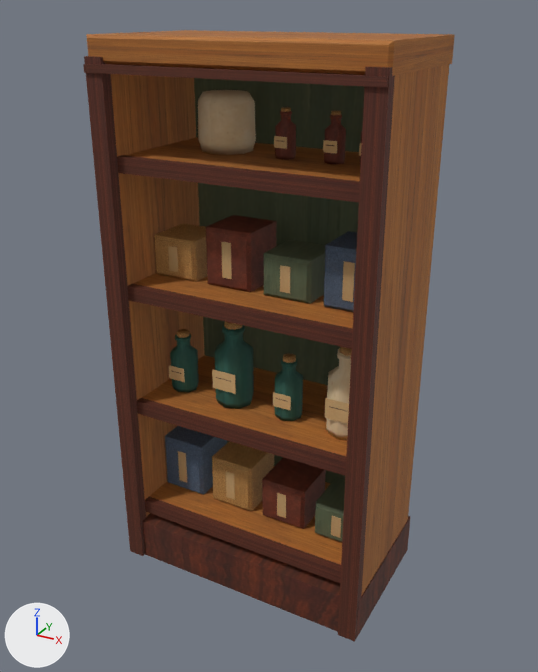
Two versions of the glTF model assets/city-props/models/city1880-shelf-stocked.gltf, one commit apart.
Before and after are seen from a 50 mm lens placed at (1.19, -1.95, 2.05), pointed at (0.0, 0.21, 0.97). Arrows for +X, +Y and +Z are at lower left; the lights stay in place. The picture after the commit comes second. Vertices at exactly the same position are counted once.

Script lines for the objects in view, before the commit:
```python
me_mesh_0 = bpy.data.meshes.new('Mesh_0')
me_mesh_0.from_pydata(...)  # 1035 vertices, 1770 faces; spans x -0.5..0.5, y -0.07..0.5, z 0.0..1.97
me_mesh_0.materials.append(mat_paint)
# before: 40 (0.5, -0.05, 0.17) at pixel (358, 602), 41 (0.5, 0.49, 0.17) at pixel (410, 516), 44 (-0.5, 0.49, 0.17), 45 (-0.5, -0.05, 0.17)
ob_open_shop_shelving___stocked = bpy.data.objects.new('Open shop shelving · stocked', me_mesh_0)
ob_open_shop_shelving___stocked.location = (0.0, 0.0, 0.0)
```
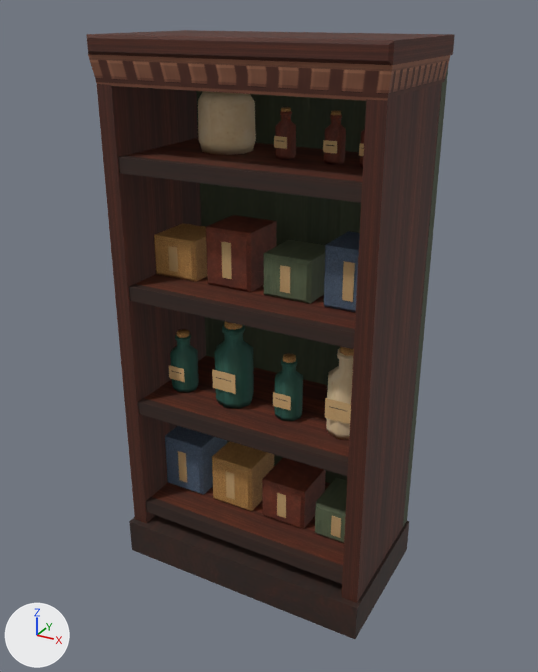
Changed parts and their boxes (x1, y1, x2, y2) in the pictures (538 x 672 px; the box of a moved part takes in the faces that stretch with it):
'Open shop shelving · stocked', reshaped
    before: (83, 30, 455, 642)
    after: (86, 30, 455, 639)
part 1 of me_mesh_0, moved or reshaped
    before: (110, 74, 205, 517)
    after: (97, 84, 206, 523)
part 2 of me_mesh_0, moved or reshaped
    before: (361, 64, 449, 596)
    after: (341, 84, 442, 603)
part 3 of me_mesh_0, deleted (brown)
    before: (338, 67, 395, 642)
part 4 of me_mesh_0, deleted (brown)
    before: (84, 56, 146, 556)
part 5 of me_mesh_0, moved or reshaped
    before: (142, 513, 410, 639)
    after: (129, 515, 409, 639)
part 6 of me_mesh_0, cut back
    before: (83, 35, 455, 88)
    after: (86, 35, 455, 101)
part 7 of me_mesh_0, surface changed (darker)
    both: (86, 30, 455, 637)
part 8 of me_mesh_0, recoloured
    before: (86, 30, 455, 484)
    after: (86, 30, 455, 527)

What the commit changed:
Picture 'painted-city-trim-v1.png' (img_painted_city_trim_v1_png) is new.
Material 'trim' (mat_trim) is new.
Uses the picture img_painted_city_trim_v1_png.
me_mesh_0 is used by ob_open_shop_shelving___stocked; location (0.0, 0.0, 0.0).
Verts and faces of me_mesh_0; kept vertices keep their numbers, new ones are numbered from 1035.
me_mesh_0 had 1035 vertices, 1770 faces and spanned x -0.5..0.5, y -0.07..0.5, z 0.0..1.97.
me_mesh_0 now has 1023 vertices, 1754 faces and spans x -0.5..0.5, y -0.05..0.5, z 0.0..1.97.
me_mesh_0 part 1: the loose piece of 8 vertices spanning x -0.5..-0.44, y -0.03..0.47, z 0.0..1.91 is moved by (0.01, 0.0, 0.0).
me_mesh_0 part 2: the loose piece of 8 vertices spanning x 0.44..0.5, y -0.03..0.47, z 0.0..1.91 is moved by (-0.01, 0.0, 0.0).
me_mesh_0 part 3: the loose piece of 8 vertices spanning x 0.43..0.5, y -0.06..-0.02, z 0.0..1.91 is deleted.
me_mesh_0 part 4: the loose piece of 8 vertices spanning x -0.5..-0.43, y -0.06..-0.02, z 0.0..1.91 is deleted.
Part 5, on me_mesh_0:
Vertices 40, 41, 44, 45 move by (0.0, 0.0, -0.03).
Part 6, on me_mesh_0:
8 vertices are removed from x -0.5..0.5, y -0.07..-0.03, z 1.86..1.89.
12 faces are deleted.
8 vertices in x -0.5..0.5, y -0.05..0.5, z 1.89..1.9 move by (0.0, 0.0, 0.02).
12 vertices are added at x -0.5..0.5, y -0.05..0.46, z 1.82..1.91.
20 new faces join them, mat_trim.
me_mesh_0 part 7: 150 kept faces spanning x -0.5..0.5, y -0.05..0.5, z 0.0..1.97 get new texture (UV) coordinates.
me_mesh_0 part 8: 40 kept faces spanning x -0.5..0.5, y -0.05..0.5, z 0.0..1.97 get new vertex colours; the middle colour goes from white #ffffff to light grey #dfdfdf.
me_mesh_0 gains material mat_trim.
